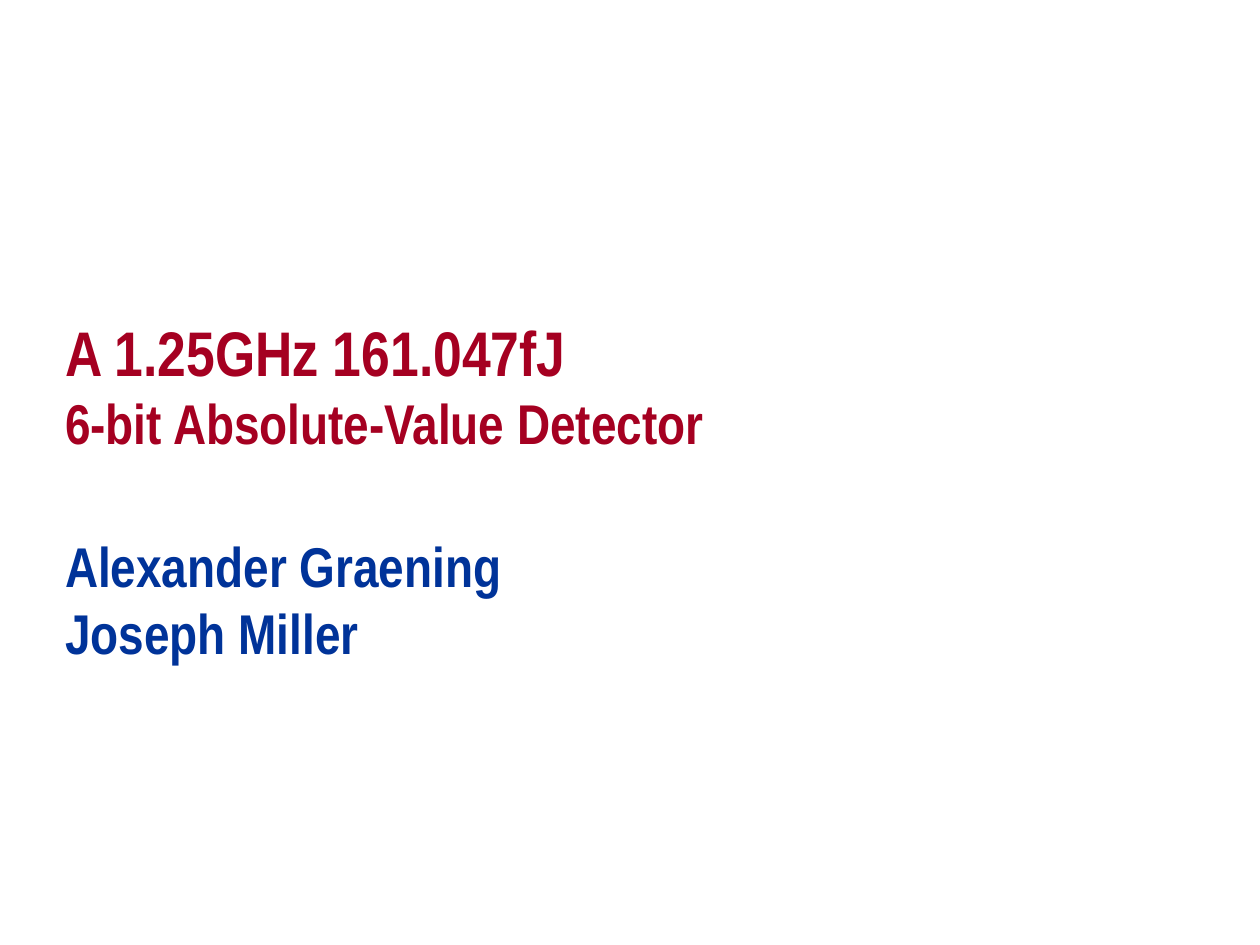
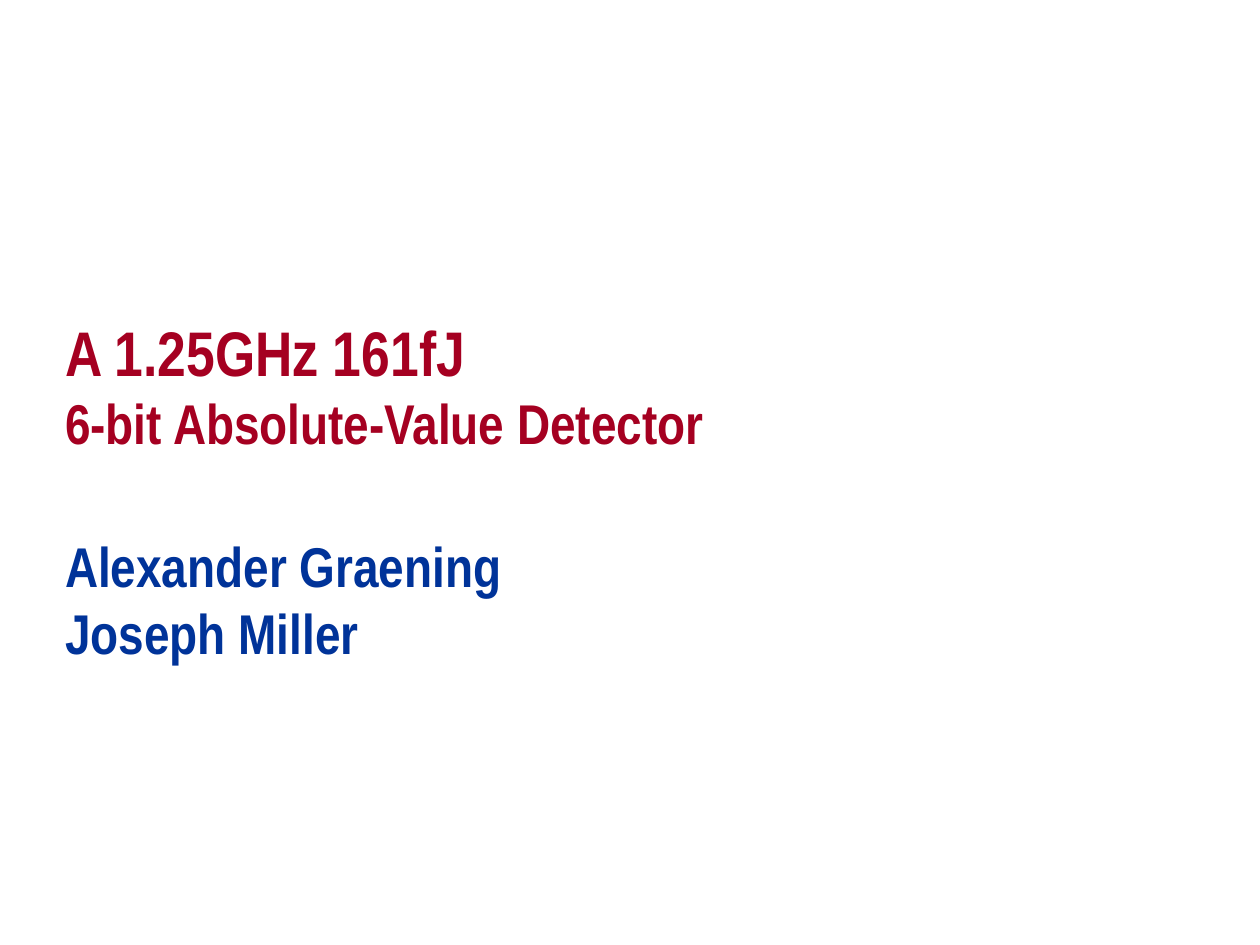
Before and after one commit to Jmiller7023/Neural-Spike-Detector, a slide deck: slide 1 of present_team_7.ppt. Drawn at 1260x945 pixels with LibreOffice and Linux fonts; fonts in the diff are those of the drawing; background and template pictures are left out. Boxes give left, top, right and bottom in pixels: in the first picture for what was removed or moved away, otherwise in the second. Text is boxed around its words. In the diff, an @@ line names an element or a change of style, - is before the commit and + after.

```diff
--- a/present_team_7.ppt
+++ b/present_team_7.ppt
@@ title at (x1=65, y1=330, x2=703, y2=445): text changed @@
-A 1.25GHz 161.047fJ
-6-bit Absolute-Value Detector
+A 1.25GHz 161fJ
+6-bit Absolute-Value Detector
```
Also in this commit, not shown: 2 other slides changed, 4 slides added, 4 slides removed, 8 other files.
